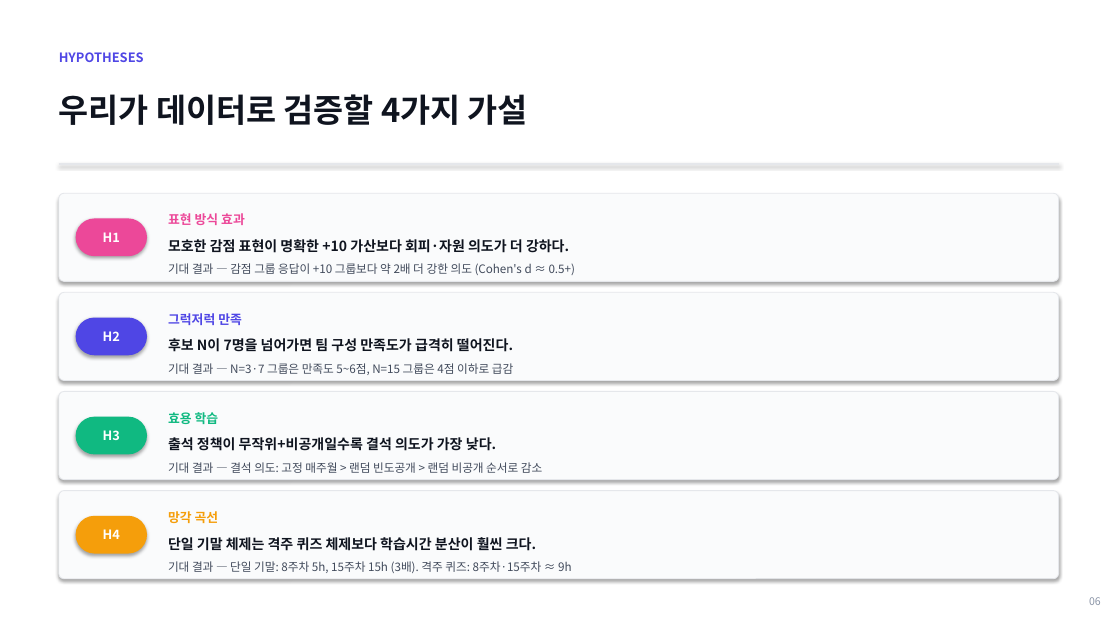
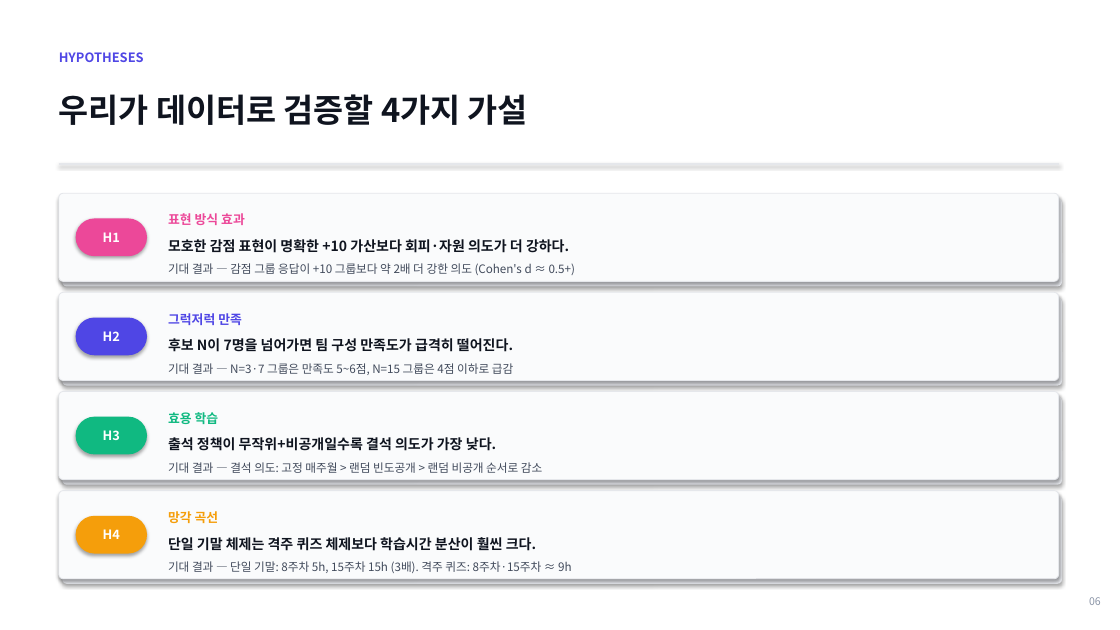
Before and after one commit to lshpy/imen315-syllabus-meta, a slide deck: slide 15 of team_project/kickoff_2026-05-11.pptx. Drawn at 1120x630 pixels with LibreOffice and Linux fonts; fonts in the diff are those of the drawing. Boxes give left, top, right and bottom in pixels: in the first picture for what was removed or moved away, otherwise in the second. Text is boxed around its words. In the diff, an @@ line names an element or a change of style, - is before the commit and + after.

```diff
--- a/team_project/kickoff_2026-05-11.pptx
+++ b/team_project/kickoff_2026-05-11.pptx
@@ rounded rectangle added at (62, 198, 1062, 287), fill #E9EBF0 @@
@@ rounded rectangle added at (62, 297, 1062, 386), fill #E9EBF0 @@
@@ rounded rectangle added at (62, 397, 1062, 485), fill #E9EBF0 @@
@@ proportions changed in 4 elements at (59, 193, 1059, 281), (59, 292, 1059, 381), (59, 392, 1059, 480), (59, 491, 1059, 579) @@
@@ rounded rectangle added at (62, 496, 1062, 584), fill #E9EBF0 @@
```
Also in this commit, not shown: 18 other slides changed, 1 other file.
